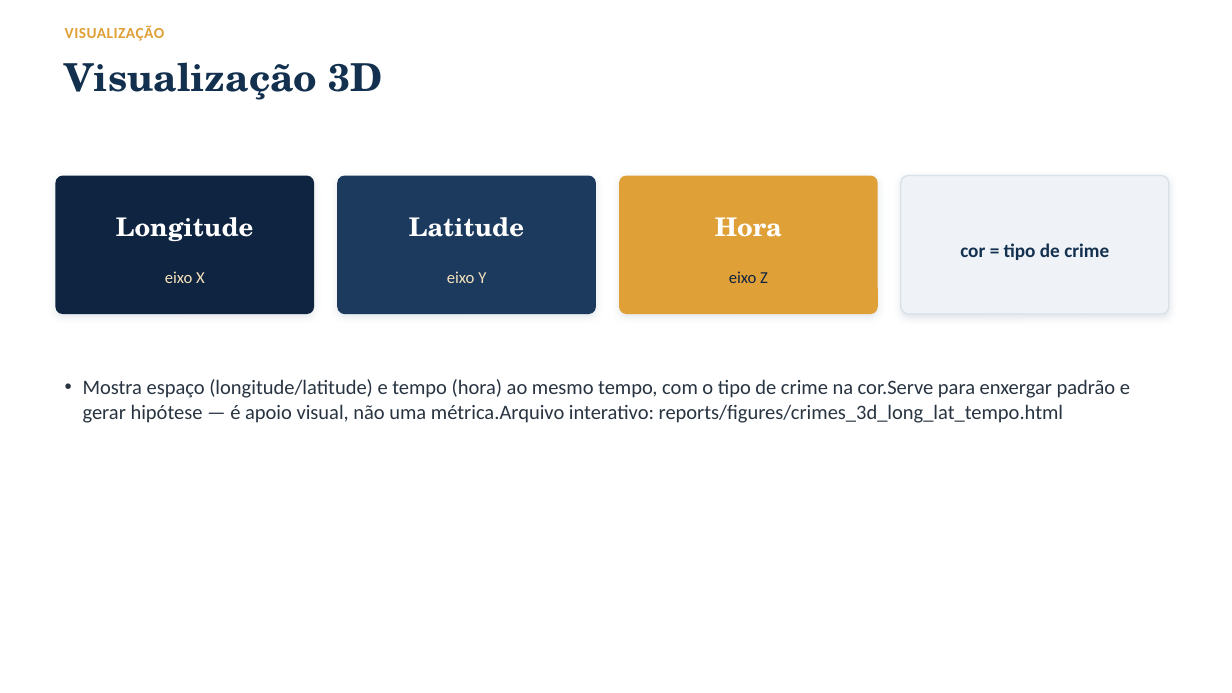
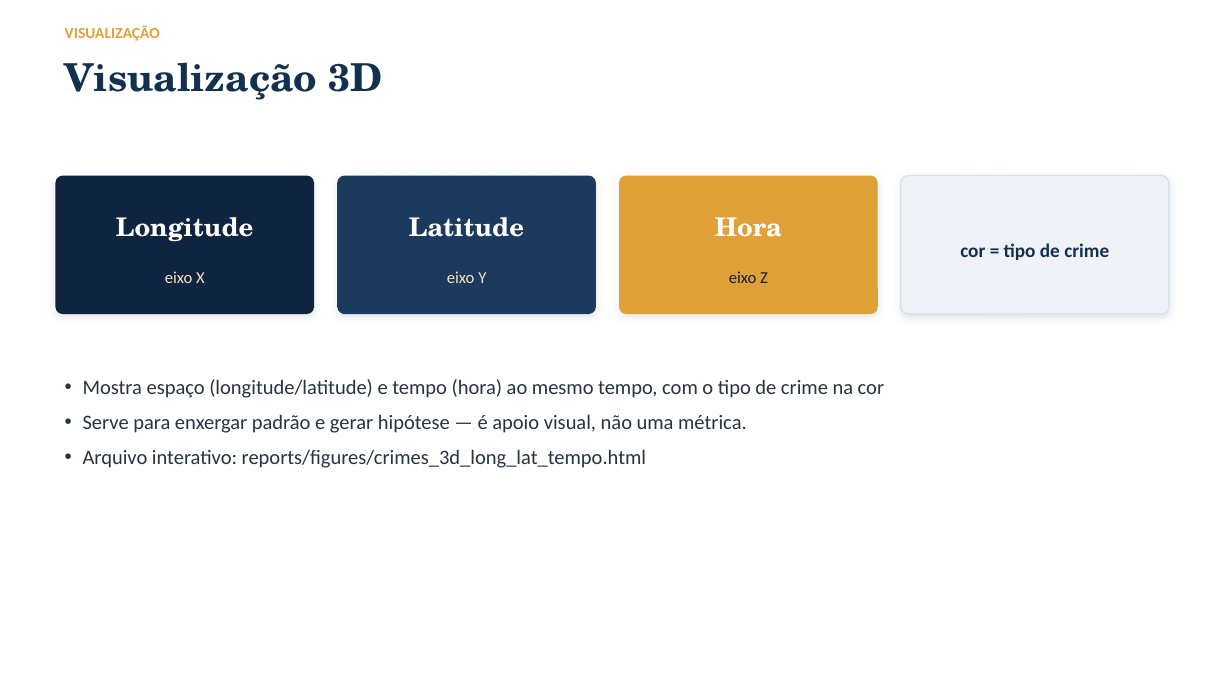
Before and after one commit to especializacao-ia-pucsp/crime-sp-ml, a slide deck: slide 7 of docs/apresentacao.pptx. Drawn at 1232x693 pixels with LibreOffice and Linux fonts; fonts in the diff are those of the drawing. Boxes give left, top, right and bottom in pixels: in the first picture for what was removed or moved away, otherwise in the second. Text is boxed around its words. In the diff, an @@ line names an element or a change of style, - is before the commit and + after.

```diff
--- a/docs/apresentacao.pptx
+++ b/docs/apresentacao.pptx
@@ text "VISUALIZAÇÃO" at box(65, 25, 160, 41): letter spacing 0.4 to 0.1 pt @@
@@ text at box(83, 379, 884, 468): text changed @@
-• Mostra espaço (longitude/latitude) e tempo (hora) ao mesmo tempo, com o tipo de crime na cor.Serve para enxergar padrão e gerar hipótese — é apoio visual, não uma métrica.Arquivo interativo: reports/figures/crimes_3d_long_lat_tempo.html
+• Mostra espaço (longitude/latitude) e tempo (hora) ao mesmo tempo, com o tipo de crime na cor
+• Serve para enxergar padrão e gerar hipótese — é apoio visual, não uma métrica.
+• Arquivo interativo: reports/figures/crimes_3d_long_lat_tempo.html
```
Also in this commit, not shown: 13 other slides changed, 1 other file.
